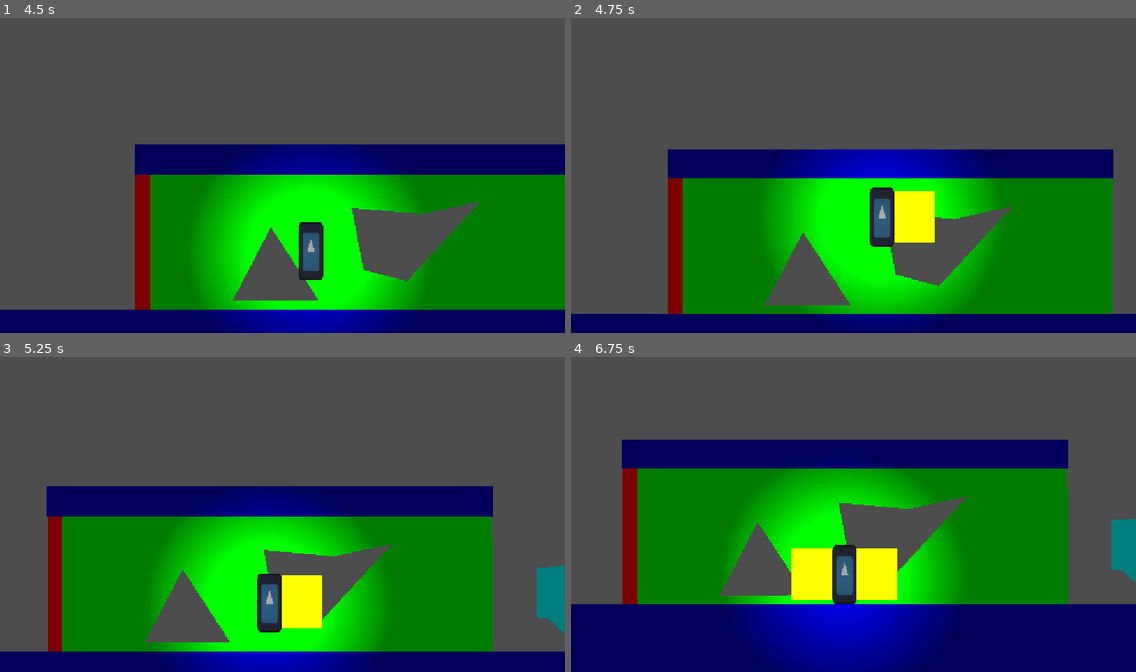
Above: before the commit, frames 1-4 (two rows, left to right).
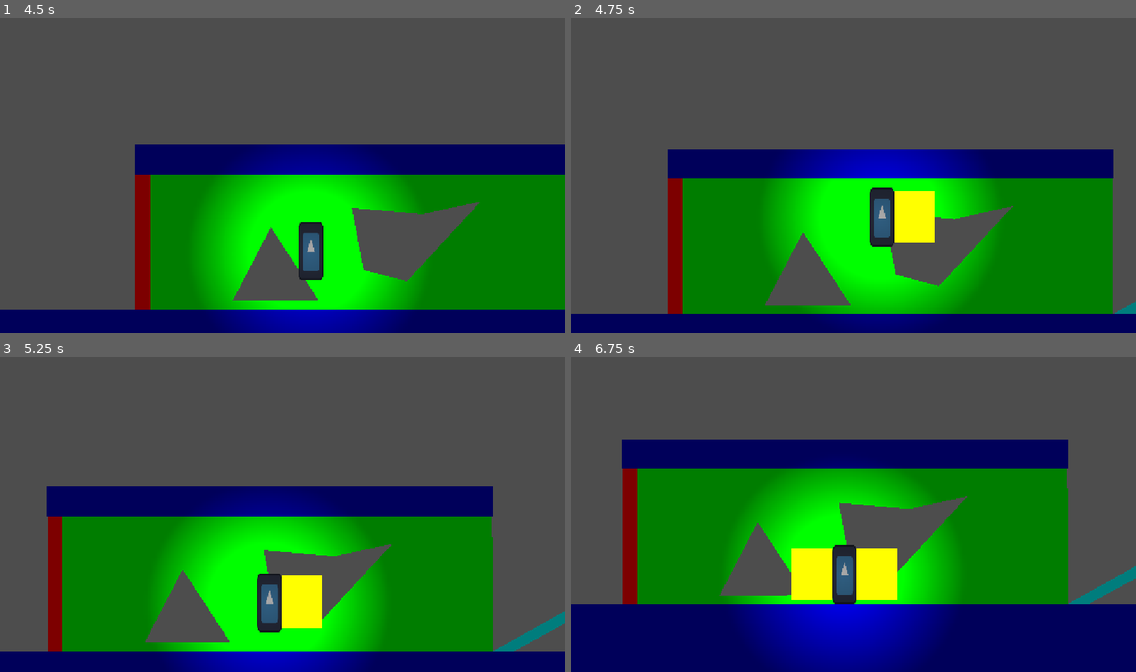
Above: after the commit, the same moments.

Repository: Triopking/Beat-Them-Up
Game: Godot game, scene res://Scenes/menu.tscn
Two runs of this game, one before a commit and one after it. Both use one fixed random seed, a clock stepped at 60 frames per second and the inputs below. The engine's default icon, where the game draws it, is replaced by a stand-in: a white triangle on a blue panel in a dark square.
Inputs:
- Up to frame 1 (4.5 s): click "Play" at 0.5 s; hold Q (AttackL) 1.28-2.03 s; hold D (Right) 1.28-2.78 s; tap Space (Jump) at 1.52, 2.27, 3.77 s; tap E (AttackR) at 2.1 s; hold Left (Left) 2.78-3.53 s; hold Shift (Sprint) 2.78-3.53 s; hold D (Right) from 3.53 s (still down); tap Q (AttackL) at 3.6 s; hold E (AttackR) from 4.28 s (still down)
- Up to frame 2 (4.75 s): keep holding D (Right); keep holding E (AttackR); tap Space (Jump) at 4.52 s
- Up to frame 3 (5.25 s): release D (Right) at 5.03 s; release E (AttackR) at 5.03 s; hold Left (Left) from 5.03 s (still down); tap Shift (Sprint) at 5.1 s
- Up to frame 4 (6.75 s): tap Space (Jump) at 5.27 s; release Left (Left) at 5.78 s; hold D (Right) 5.78-6.53 s; hold Q (AttackL) 5.78-6.53 s; hold Left (Left) from 6.53 s (still down); tap E (AttackR) at 6.6 s

Frame 1 is identical in both runs. In frame 2, less than 0.1% of the frame differs, in the area x 96-100%, y 89-94%; in frame 3, 1.2%, in the area x 87-100%, y 66-94%; in frame 4, 1.0%.

Commit message:
Update first_level.tscn

Diff:
--- a/mechanic-gaunlet/Scenes/first_level.tscn
+++ b/mechanic-gaunlet/Scenes/first_level.tscn
@@ -90,11 +90,11 @@
 scale = Vector2(1.7777778, 1.5555556)
 
 [node name="Polygon2D" parent="." unique_id=840584801 instance=ExtResource("5_kin1b")]
-position = Vector2(2023.9999, 468)
+position = Vector2(1997.0001, 506)
 scale = Vector2(2.4444444, 12)
-polygon = PackedVector2Array(0, 0, 9, 0, 49.90912, -0.6666641, 31.909119, 13.416668, 9, 9, 0, 9)
+polygon = PackedVector2Array(59.727234, 1.9166679, 59.727234, 4.166668, -9.000061, 11.833332, -27.409119, 11.833332)
 
 [node name="CollisionPolygon2D" type="CollisionPolygon2D" parent="." unique_id=1119692251]
-position = Vector2(2023.9999, 468)
+position = Vector2(1997.0001, 506)
 scale = Vector2(2.4444444, 12)
-polygon = PackedVector2Array(0, 0, 9, 0, 49.90912, -0.6666641, 31.909119, 13.416668, 9, 9, 0, 9)
+polygon = PackedVector2Array(59.727234, 1.9166679, 59.727234, 4.166668, -9.000061, 11.833332, -27.409119, 11.833332)
